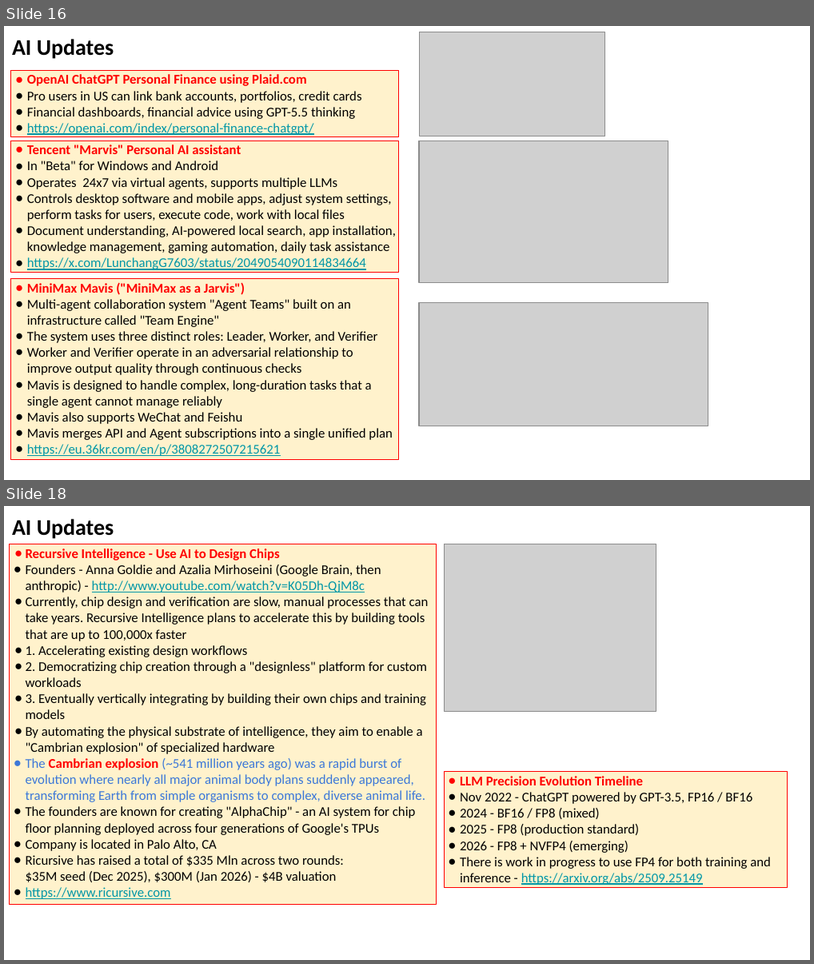
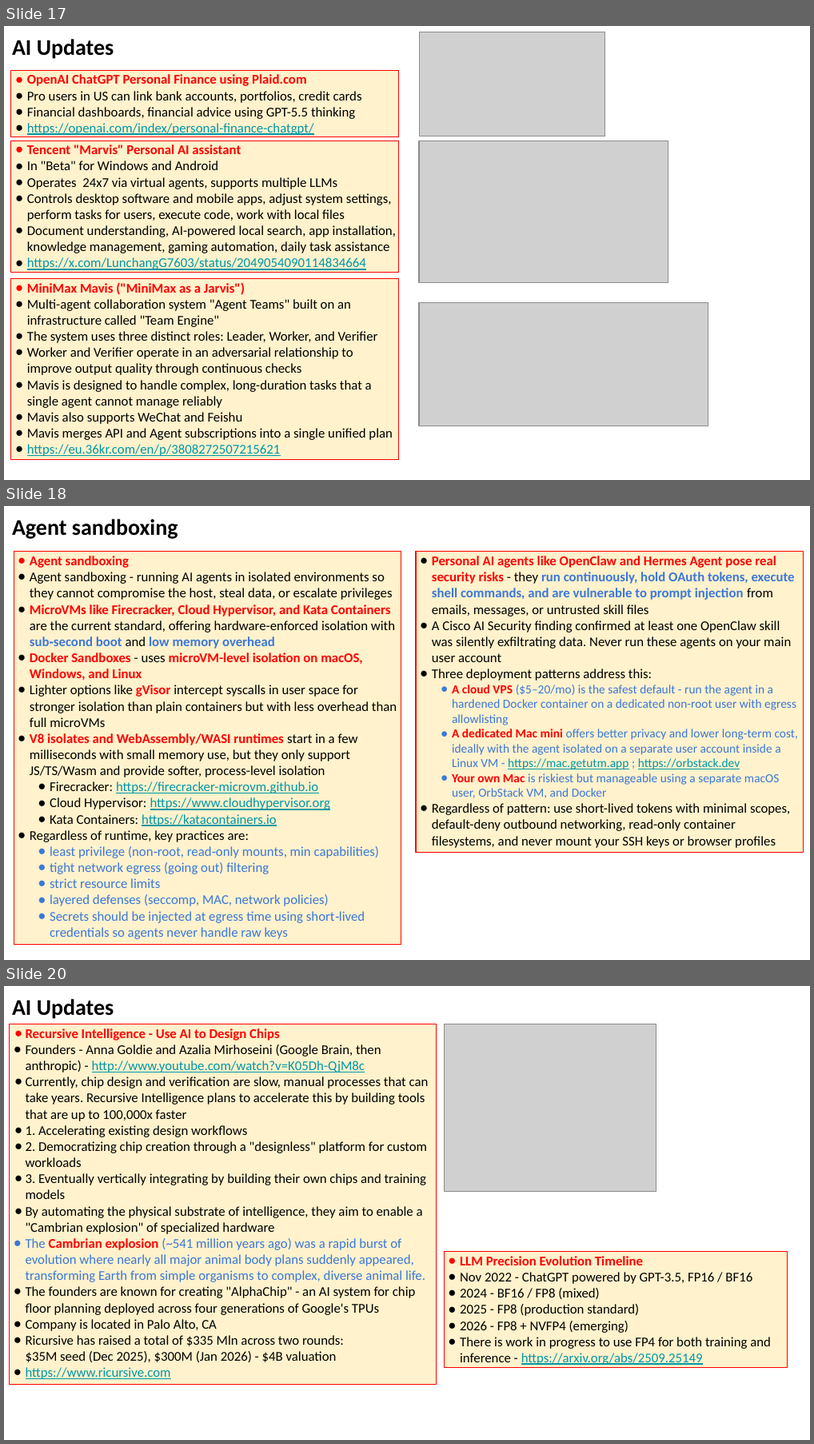
Before and after one commit to lselector/seminar, a slide deck: 2026/2026-05-22-AI-Updates.pptx. Shown one above the other, each under a label of ours: slides 16 and 18 before the commit, slides 17, 18 and 20 after it; the slides between them are not shown. The pictures are 814x964 and 814x1444 pixels, drawn with LibreOffice and Linux fonts; fonts in the diff are those of the drawing; grey boxes stand for pictures. Boxes give left, top, right and bottom in pixels: in the first picture for what was removed or moved away, otherwise in the second. Text is boxed around its words. In the diff, an @@ line names an element or a change of style, - is before the commit and + after.

```diff
--- a/2026/2026-05-22-AI-Updates.pptx
+++ b/2026/2026-05-22-AI-Updates.pptx
@@ slide 18 added at (4, 506, 810, 960), background #FFFFFF @@
@@ text added at (12, 519, 178, 539), 20 pt, text #000000, bold @@
+Agent sandboxing
@@ rectangle added at (14, 551, 402, 944), fill #FFF2CC, outline #FF0000 0.75 pt, 12 pt, text #000000 @@
+● Agent sandboxing
+● Agent sandboxing - running AI agents in isolated environments so they cannot compromise the host, steal data, or escalate privileges
+● MicroVMs like Firecracker, Cloud Hypervisor, and Kata Containers are the current standard, offering hardware-enforced isolation with sub‑second boot and low memory overhead
+● Docker Sandboxes - uses microVM-level isolation on macOS, Windows, and Linux
+● Lighter options like gVisor intercept syscalls in user space for stronger isolation than plain containers but with less overhead than full microVMs
+● V8 isolates and WebAssembly/WASI runtimes start in a few milliseconds with small memory use, but they only support JS/TS/Wasm and provide softer, process-level isolation
+● Firecracker: https://firecracker-microvm.github.io
+● Cloud Hypervisor: https://www.cloudhypervisor.org
+● Kata Containers: https://katacontainers.io
+● Regardless of runtime, key practices are:
+● least privilege (non‑root, read‑only mounts, min capabilities)
+● tight network egress (going out) filtering
+● strict resource limits
+● layered defenses (seccomp, MAC, network policies)
+● Secrets should be injected at egress time using short‑lived credentials so agents never handle raw keys
@@ rectangle added at (416, 551, 804, 851), fill #FFF2CC, outline #FF0000 0.75 pt, 12 pt, text #3C78D8 @@
+● Personal AI agents like OpenClaw and Hermes Agent pose real security risks - they run continuously, hold OAuth tokens, execute shell commands, and are vulnerable to prompt injection from emails, messages, or untrusted skill files
+● A Cisco AI Security finding confirmed at least one OpenClaw skill was silently exfiltrating data. Never run these agents on your main user account
+● Three deployment patterns address this:
+● A cloud VPS ($5–20/mo) is the safest default - run the agent in a hardened Docker container on a dedicated non-root user with egress allowlisting
+● A dedicated Mac mini offers better privacy and lower long-term cost, ideally with the agent isolated on a separate user account inside a Linux VM - https://mac.getutm.app ; https://orbstack.dev
+● Your own Mac is riskiest but manageable using a separate macOS user, OrbStack VM, and Docker
+● Regardless of pattern: use short-lived tokens with minimal scopes, default-deny outbound networking, read-only container filesystems, and never mount your SSH keys or browser profiles
@@ what was slide 16 is now slide 17 @@
@@ what was slide 18 is now slide 20 @@
```
Also in this commit, not shown: 5 slides changed, 2 other slides added, 1 slide removed.
